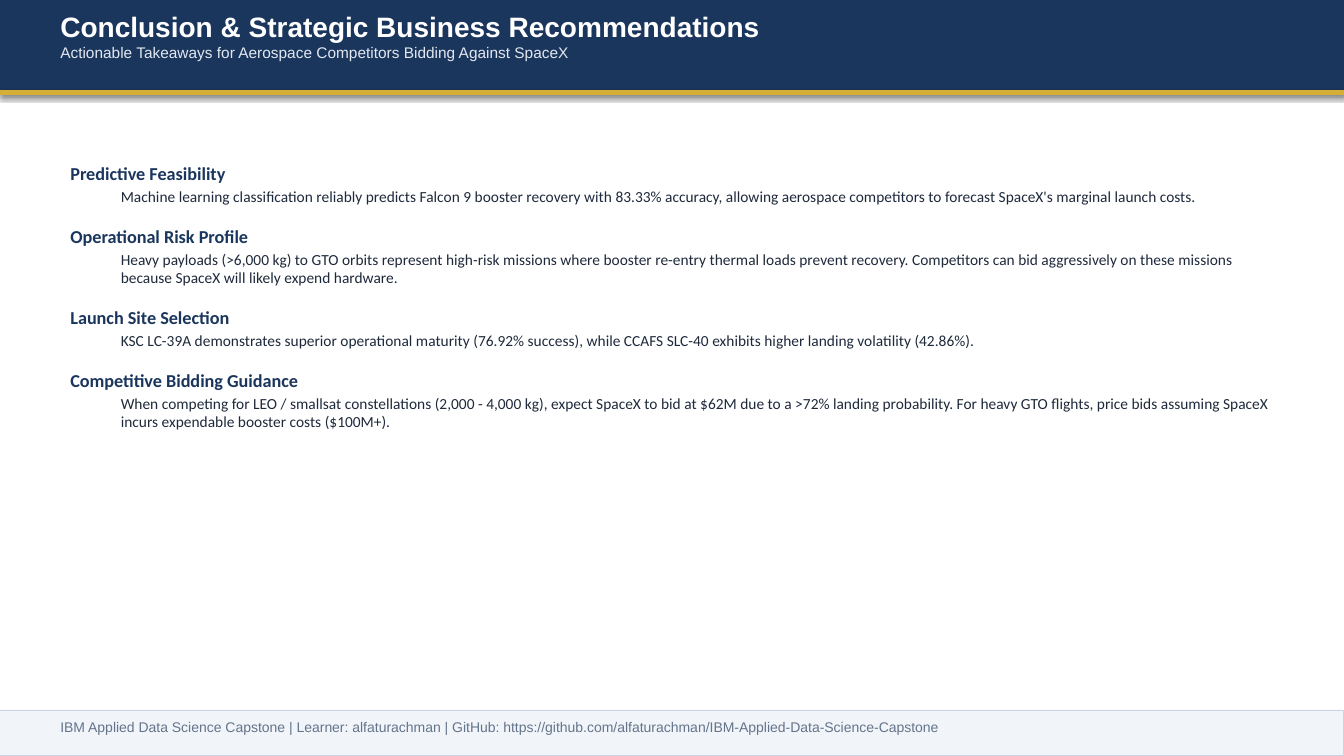
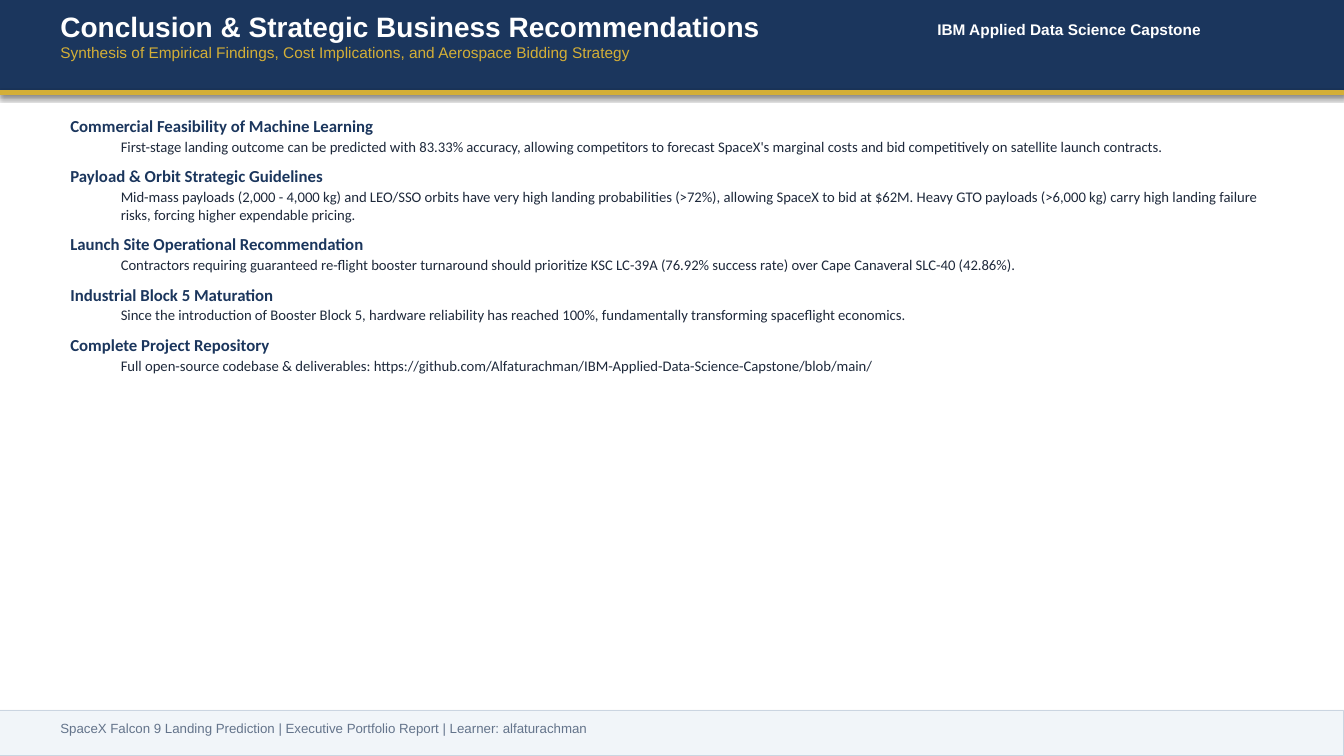
Before and after one commit to Alfaturachman/IBM-Applied-Data-Science-Capstone, a slide deck: slide 17 of Data Science Capstone Project Report.pptx (slide 16 before the commit). Drawn at 1344x756 pixels with LibreOffice and Linux fonts; fonts in the diff are those of the drawing. Boxes give left, top, right and bottom in pixels: in the first picture for what was removed or moved away, otherwise in the second. Text is boxed around its words. In the diff, an @@ line names an element or a change of style, - is before the commit and + after.

```diff
--- a/Data Science Capstone Project Report.pptx
+++ b/Data Science Capstone Project Report.pptx
@@ text added at <box>937,23,1200,39</box>, 11 pt, text #FFFFFF, bold @@
+IBM Applied Data Science Capstone
@@ text at <box>60,47,629,61</box>: text changed; text colour #E2E8F0 to #D4AF37 @@
-Actionable Takeaways for Aerospace Competitors Bidding Against SpaceX
+Synthesis of Empirical Findings, Cost Implications, and Aerospace Bidding Strategy
@@ text at <box>70,120,1257,374</box>: text changed; size 11 to 10.5 pt @@
-Predictive Feasibility
-  Machine learning classification reliably predicts Falcon 9 booster recovery with 83.33% accuracy, allowing aerospace competitors to forecast SpaceX's marginal launch costs.
-Operational Risk Profile
-  Heavy payloads (>6,000 kg) to GTO orbits represent high-risk missions where booster re-entry thermal loads prevent recovery. Competitors can bid aggressively on these missions because SpaceX will likely expend hardware.
-Launch Site Selection
-  KSC LC-39A demonstrates superior operational maturity (76.92% success), while CCAFS SLC-40 exhibits higher landing volatility (42.86%).
-Competitive Bidding Guidance
-  When competing for LEO / smallsat constellations (2,000 - 4,000 kg), expect SpaceX to bid at $62M due to a >72% landing probability. For heavy GTO flights, price bids assuming SpaceX incurs expendable booster costs ($100M+).
+Commercial Feasibility of Machine Learning
+  First-stage landing outcome can be predicted with 83.33% accuracy, allowing competitors to forecast SpaceX's marginal costs and bid competitively on satellite launch contracts.
+Payload & Orbit Strategic Guidelines
+  Mid-mass payloads (2,000 - 4,000 kg) and LEO/SSO orbits have very high landing probabilities (>72%), allowing SpaceX to bid at $62M. Heavy GTO payloads (>6,000 kg) carry high landing failure risks, forcing higher expendable pricing.
+Launch Site Operational Recommendation
+  Contractors requiring guaranteed re-flight booster turnaround should prioritize KSC LC-39A (76.92% success rate) over Cape Canaveral SLC-40 (42.86%).
+Industrial Block 5 Maturation
+  Since the introduction of Booster Block 5, hardware reliability has reached 100%, fundamentally transforming spaceflight economics.
+Complete Project Repository
+  Full open-source codebase & deliverables: https://github.com/Alfaturachman/IBM-Applied-Data-Science-Capstone/blob/main/
@@ text removed at <box>60,722,938,735</box> @@
-IBM Applied Data Science Capstone | Learner: alfaturachman | GitHub: https://github.com/alfaturachman/IBM-Applied-Data-Science-Capstone
@@ text added at <box>60,723,587,736</box>, 9.5 pt, text #64748B @@
+SpaceX Falcon 9 Landing Prediction | Executive Portfolio Report | Learner: alfaturachman
```
Also in this commit, not shown: 12 other slides changed, 5 slides added, 4 slides removed, 14 other files.
